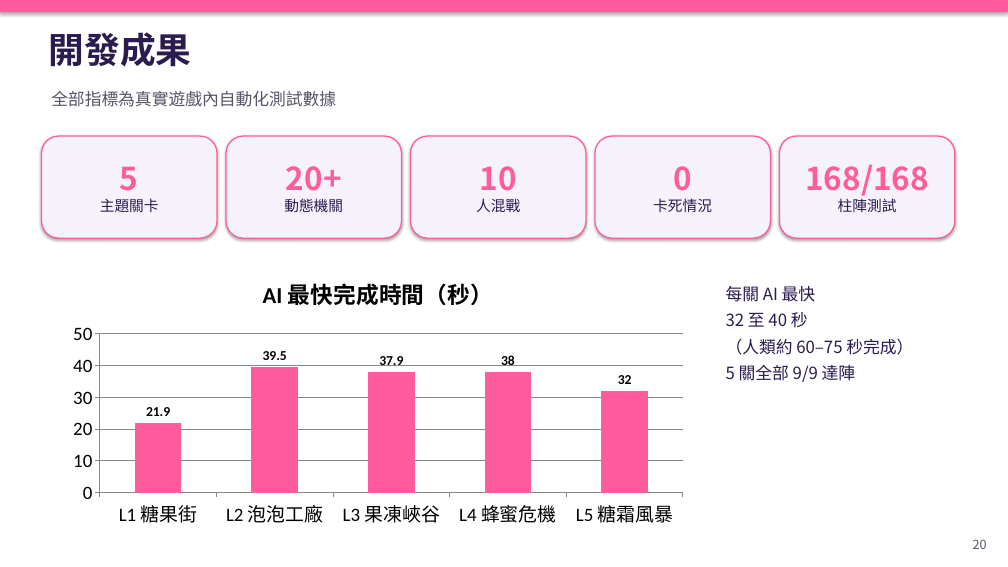
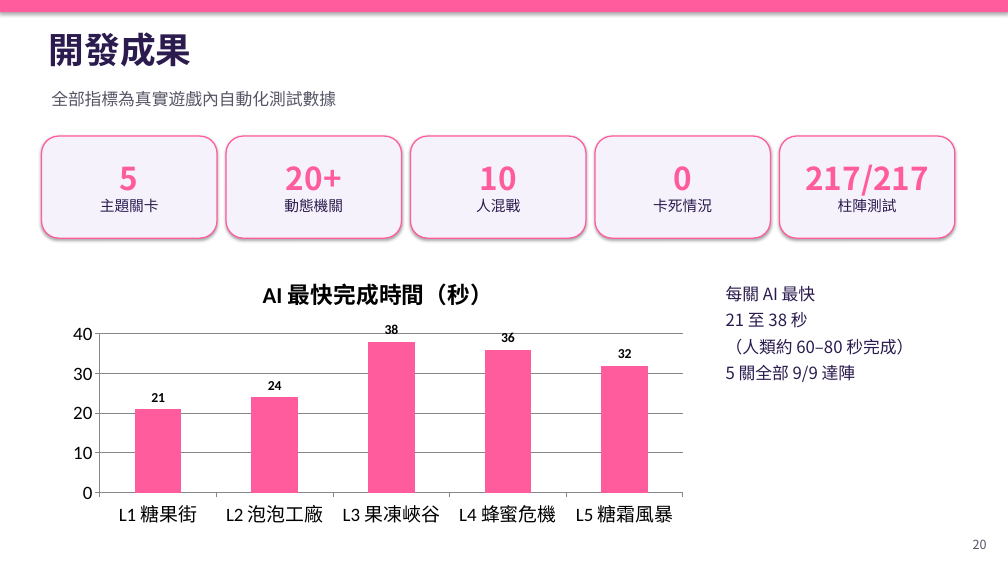
Before and after one commit to chengkaho98-svg/Mini3Dgame, a slide deck: slide 20 of 糖糖大亂鬥_AI開發Playbook.pptx. Drawn at 1008x567 pixels with LibreOffice and Linux fonts; fonts in the diff are those of the drawing. Boxes give left, top, right and bottom in pixels: in the first picture for what was removed or moved away, otherwise in the second. Text is boxed around its words. In the diff, an @@ line names an element or a change of style, - is before the commit and + after.

```diff
--- a/糖糖大亂鬥_AI開發Playbook.pptx
+++ b/糖糖大亂鬥_AI開發Playbook.pptx
@@ text in rounded rectangle at [805,164,929,199]: text changed @@
-168/168
+217/217
@@ column chart at [60,261,696,533] @@
-AI 最快完成時間（秒）: 21.9, 39.5, 37.9, 38, 32
+AI 最快完成時間（秒）: 21, 24, 38, 36, 32
@@ text at [726,312,913,355]: text changed @@
-32 至 40 秒
-（人類約 60–75 秒完成）
+21 至 38 秒
+（人類約 60–80 秒完成）
```
Also in this commit, not shown: 14 other slides changed, 18 other files.
